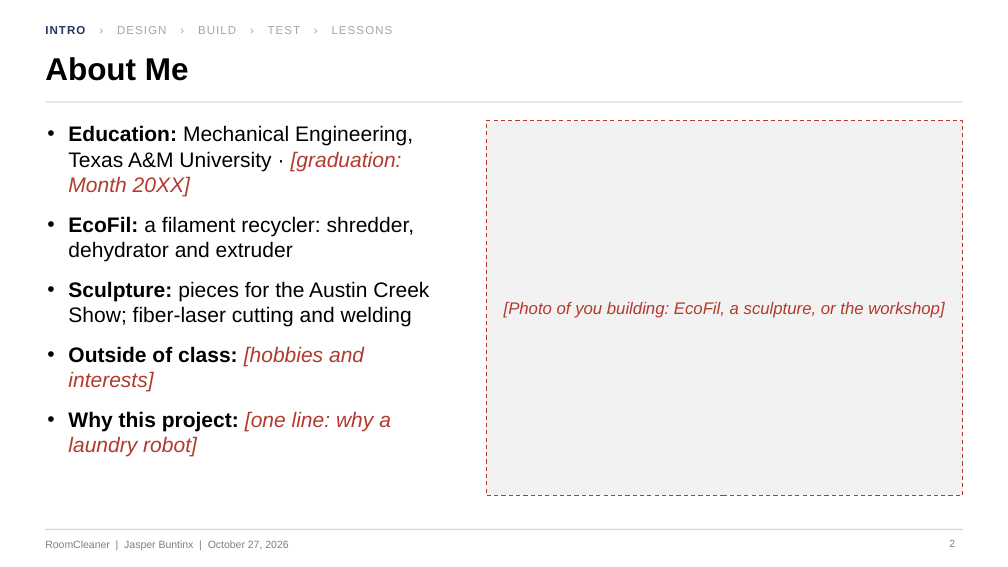
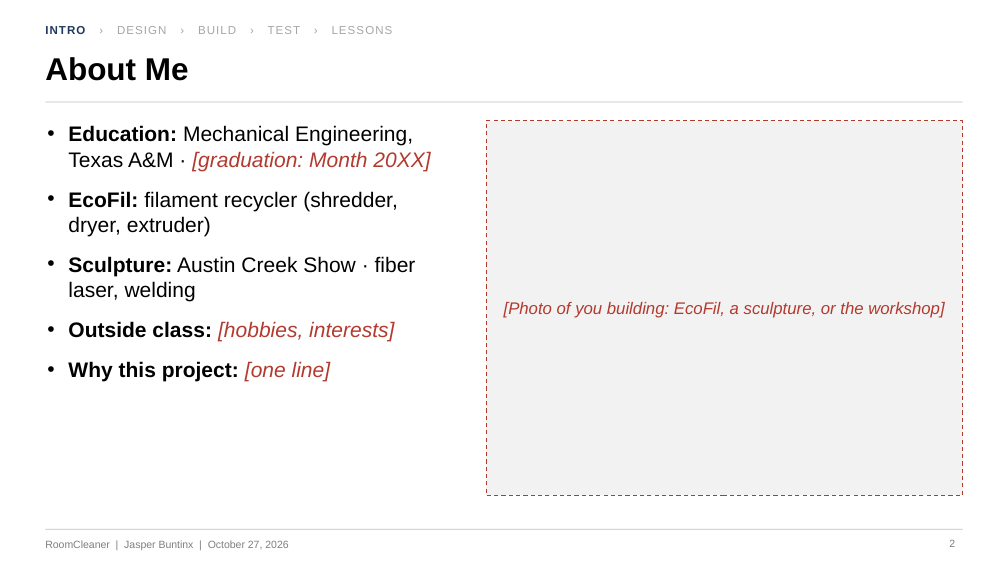
Before and after one commit to Jaspario1199/RoomCleaner, a slide deck: slide 2 of docs/presentation/deck_v5/RoomCleaner_Buntinx_Oct27_v5.pptx. Drawn at 1008x567 pixels with LibreOffice and Linux fonts; fonts in the diff are those of the drawing. Boxes give left, top, right and bottom in pixels: in the first picture for what was removed or moved away, otherwise in the second. Text is boxed around its words. In the diff, an @@ line names an element or a change of style, - is before the commit and + after.

```diff
--- a/docs/presentation/deck_v5/RoomCleaner_Buntinx_Oct27_v5.pptx
+++ b/docs/presentation/deck_v5/RoomCleaner_Buntinx_Oct27_v5.pptx
@@ text at <box>68,125,430,381</box>: text changed @@
-• Education: Mechanical Engineering, Texas A&M University · [graduation: Month 20XX]
-• EcoFil: a filament recycler: shredder, dehydrator and extruder
-• Sculpture: pieces for the Austin Creek Show; fiber-laser cutting and welding
-• Outside of class: [hobbies and interests]
-• Why this project: [one line: why a laundry robot]
+• Education: Mechanical Engineering, Texas A&M · [graduation: Month 20XX]
+• EcoFil: filament recycler (shredder, dryer, extruder)
+• Sculpture: Austin Creek Show · fiber laser, welding
+• Outside class: [hobbies, interests]
+• Why this project: [one line]
```
Also in this commit, not shown: 26 other slides changed, 4 other files.
